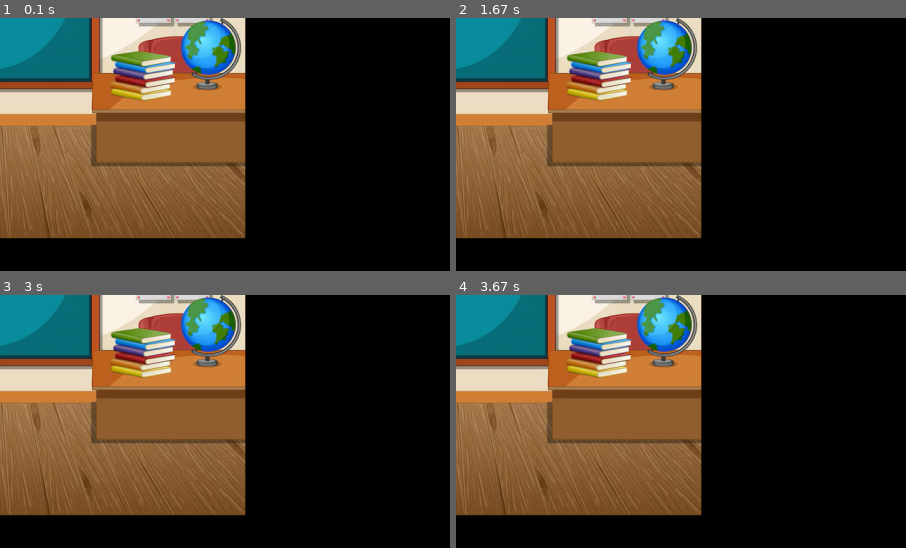
Above: before the commit, frames 1-4 (two rows, left to right).
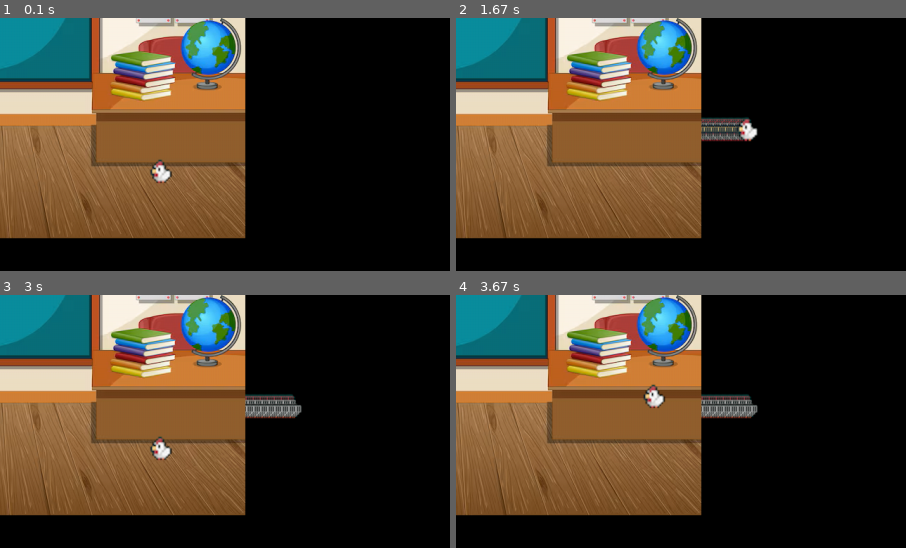
Above: after the commit, the same moments.

Repository: UCLL-introproject-2526/projectweek-13-friday
Game: pygame game, started from main.py
Same seed, same stepped clock (60 frames per second), same inputs: the game is played once before the commit and once after it.
Inputs:
- Up to frame 1 (0.1 s): no input
- Up to frame 2 (1.67 s): hold Right 0.33-0.8 s; hold Up 0.83-1.13 s; hold Right 1.17-1.63 s
- Up to frame 3 (3 s): hold Left 1.67-2.2 s; hold Down 2.23-2.53 s; hold Left 2.57-2.97 s
- Up to frame 4 (3.67 s): hold Up 3-3.37 s; hold Right from 3.4 s (still down)
The pictures show only the part of the screen within x 31-81%, y 28-78%; the shares and areas given below are measured in that part.

The runs differ from the first frame. In frame 1, 0.3% of the frame differs, in the area x 33-39%, y 55-66%; in frame 2, 1.1%; in frame 3, 1.4%; in frame 4, 1.4%, in the area x 41-68%, y 35-50%.

Commit message:
changed window.py name + combined movement with bg

Diff:
--- /dev/null
+++ b/avatar_movement.py
@@ -0,0 +1,96 @@
+# import pygame
+# from pygame.display import flip
+
+# # Functie om de surface te wissen
+# def clear_surface(surface):
+#     surface.fill((0, 0, 0))
+
+
+
+# class Avatar:
+#     def __init__(self, x, y, image_path):
+#         self.position = [x, y]  # private veld voor positie
+#         self.image = pygame.image.load(image_path).convert_alpha()  # laad afbeelding
+
+#     # tekent avatar op oppervlakt
+#     def render(self, surface):
+#         surface.blit(self.image, self.position)
+
+
+# class State:
+#     def __init__(self):
+#         self.avatar = Avatar(512, 384, "Chicken.png")
+#         self.speed = 200
+
+
+#     def update(self, elapsed_seconds, keys):
+#         # Beweeg de cirkel afhankelijk van welke pijltjes ingedrukt zijn
+#         if keys[pygame.K_RIGHT]:
+#             self.avatar.position[0] += self.speed * elapsed_seconds
+#         if keys[pygame.K_LEFT]:
+#             self.avatar.position[0] -= self.speed * elapsed_seconds
+#         if keys[pygame.K_DOWN]:
+#             self.avatar.position[1] += self.speed * elapsed_seconds
+#         if keys[pygame.K_UP]:
+#             self.avatar.position[1] -= self.speed * elapsed_seconds
+
+#         # Houd de avatar binnen het scherm
+#         self.avatar.position[0] = max(0, min(1024 - self.avatar.image.get_width(), self.avatar.position[0]))
+#         self.avatar.position[1] = max(0, min(768 - self.avatar.image.get_height(), self.avatar.position[1]))
+
+#     def render(self, surface):
+#         # Wis de surface aan het begin van elke frame
+#         clear_surface(surface)
+
+#         self.avatar.render(surface)
+#         pygame.display.flip()
+
+
+# def create_main_surface():
+#     screen_size = (1024, 768)
+#     return pygame.display.set_mode(screen_size)
+
+
+# def main():
+#     pygame.init()
+#     surface = create_main_surface()
+#     state = State()  # startpositie van de cirkel
+#     # Maak een Clock object om de FPS te regelen
+#     clock = pygame.time.Clock()
+
+#     running = True
+
+#     while running:
+#         for event in pygame.event.get():
+#             if event.type == pygame.QUIT:
+#                 running = False
+
+
+#         # Key states ophalen
+#         keys = pygame.key.get_pressed()
+
+#         elapsed_seconds = clock.tick() / 1000.0  # geen FPS-limiet
+#         state.update(elapsed_seconds, keys)              # update met tijd
+#         state.render(surface)
+
+# ----------------------------------------------------------------------------------------------------------------
+import pygame
+
+class Avatar:
+    def __init__(self, x, y, image_path):
+        self.position = [x, y]
+        self.image = pygame.image.load(image_path).convert_alpha()
+        self.speed = 200
+
+    def update(self, elapsed_seconds, keys):
+        if keys[pygame.K_RIGHT]:
+            self.position[0] += self.speed * elapsed_seconds
+        if keys[pygame.K_LEFT]:
+            self.position[0] -= self.speed * elapsed_seconds
+        if keys[pygame.K_DOWN]:
+            self.position[1] += self.speed * elapsed_seconds
+        if keys[pygame.K_UP]:
+            self.position[1] -= self.speed * elapsed_seconds
+
+    def render(self, surface):
+        surface.blit(self.image, self.position)
--- a/main.py
+++ b/main.py
@@ -1,27 +1,73 @@
+# import pygame
+# # import alle kamers..
+# from Environment.changing_rooms import create_rooms
+
+# pygame.init()
+
+# # game window.. info..
+# WIDTH, HEIGHT = 1280, 720
+# screen = pygame.display.set_mode((WIDTH, HEIGHT))
+# clock = pygame.time.Clock()  # frame snelheid..? idk nog uit te zoeken.
+
+# # slaagt alle kamers op in een lijst
+# rooms = create_rooms()
+# current_room = rooms[0] # eerste kamer = huidige kamer
+
+# # extra om game te laten runnen
+# running = True
+# while running:
+#     for event in pygame.event.get():
+#         if event.type == pygame.QUIT:
+#             running = False
+
+#     screen.blit(current_room.image, (0, 0)) # tekent de afbeelding van de huidige kamer op het scherm
+#     pygame.display.flip()
+#     clock.tick(60)
+
+# pygame.quit()
+# ------------------------------------------------------------------------------------------------
+
 import pygame
-# import alle kamers..
 from Environment.changing_rooms import create_rooms
+from avatar_movement import Avatar
 
 pygame.init()
 
-# game window.. info..
 WIDTH, HEIGHT = 1280, 720
 screen = pygame.display.set_mode((WIDTH, HEIGHT))
-clock = pygame.time.Clock()  # frame snelheid..? idk nog uit te zoeken.
+clock = pygame.time.Clock()
 
-# slaagt alle kamers op in een lijst
+# Rooms
 rooms = create_rooms()
-current_room = rooms[0] # eerste kamer = huidige kamer
+current_room = rooms[0]
 
-# extra om game te laten runnen
+# Player
+player = Avatar(600, 400, "Chicken.png")
+
 running = True
 while running:
+    elapsed_seconds = clock.tick(60) / 1000.0
+
     for event in pygame.event.get():
         if event.type == pygame.QUIT:
             running = False
 
-    screen.blit(current_room.image, (0, 0)) # tekent de afbeelding van de huidige kamer op het scherm
+    keys = pygame.key.get_pressed()
+    player.update(elapsed_seconds, keys)
+
+    # ---- ROOM SWITCHING ----
+    if player.position[0] + player.image.get_width() < 0 and current_room.left is not None:
+        current_room = rooms[current_room.left]
+        player.position[0] = WIDTH
+
+    if player.position[0] > WIDTH and current_room.right is not None:
+        current_room = rooms[current_room.right]
+        player.position[0] = -player.image.get_width()
+
+    # ---- DRAW ----
+    screen.blit(current_room.image, (0, 0))
+    player.render(screen)
+
     pygame.display.flip()
-    clock.tick(60)
 
 pygame.quit()
--- a/window.py
+++ /dev/null
@@ -1,79 +0,0 @@
-import pygame
-from pygame.display import flip
-
-# Functie om de surface te wissen
-def clear_surface(surface):
-    surface.fill((0, 0, 0))
-
-
-
-class Avatar:
-    def __init__(self, x, y, image_path):
-        self.position = [x, y]  # private veld voor positie
-        self.image = pygame.image.load(image_path).convert_alpha()  # laad afbeelding
-
-    # tekent avatar op oppervlakt
-    def render(self, surface):
-        surface.blit(self.image, self.position)
-
-
-class State:
-    def __init__(self):
-        self.avatar = Avatar(512, 384, "Chicken.png")
-        self.speed = 200
-
-
-    def update(self, elapsed_seconds, keys):
-        # Beweeg de cirkel afhankelijk van welke pijltjes ingedrukt zijn
-        if keys[pygame.K_RIGHT]:
-            self.avatar.position[0] += self.speed * elapsed_seconds
-        if keys[pygame.K_LEFT]:
-            self.avatar.position[0] -= self.speed * elapsed_seconds
-        if keys[pygame.K_DOWN]:
-            self.avatar.position[1] += self.speed * elapsed_seconds
-        if keys[pygame.K_UP]:
-            self.avatar.position[1] -= self.speed * elapsed_seconds
-
-        # Houd de avatar binnen het scherm
-        self.avatar.position[0] = max(0, min(1024 - self.avatar.image.get_width(), self.avatar.position[0]))
-        self.avatar.position[1] = max(0, min(768 - self.avatar.image.get_height(), self.avatar.position[1]))
-
-    def render(self, surface):
-        # Wis de surface aan het begin van elke frame
-        clear_surface(surface)
-
-        self.avatar.render(surface)
-        pygame.display.flip()
-
-
-def create_main_surface():
-    screen_size = (1024, 768)
-    return pygame.display.set_mode(screen_size)
-
-
-def main():
-    pygame.init()
-    surface = create_main_surface()
-    state = State()  # startpositie van de cirkel
-    # Maak een Clock object om de FPS te regelen
-    clock = pygame.time.Clock()
-
-    running = True
-
-    while running:
-        for event in pygame.event.get():
-            if event.type == pygame.QUIT:
-                running = False
-
-
-        # Key states ophalen
-        keys = pygame.key.get_pressed()
-
-        elapsed_seconds = clock.tick() / 1000.0  # geen FPS-limiet
-        state.update(elapsed_seconds, keys)              # update met tijd
-        state.render(surface)
-
-
-
-
-main()
